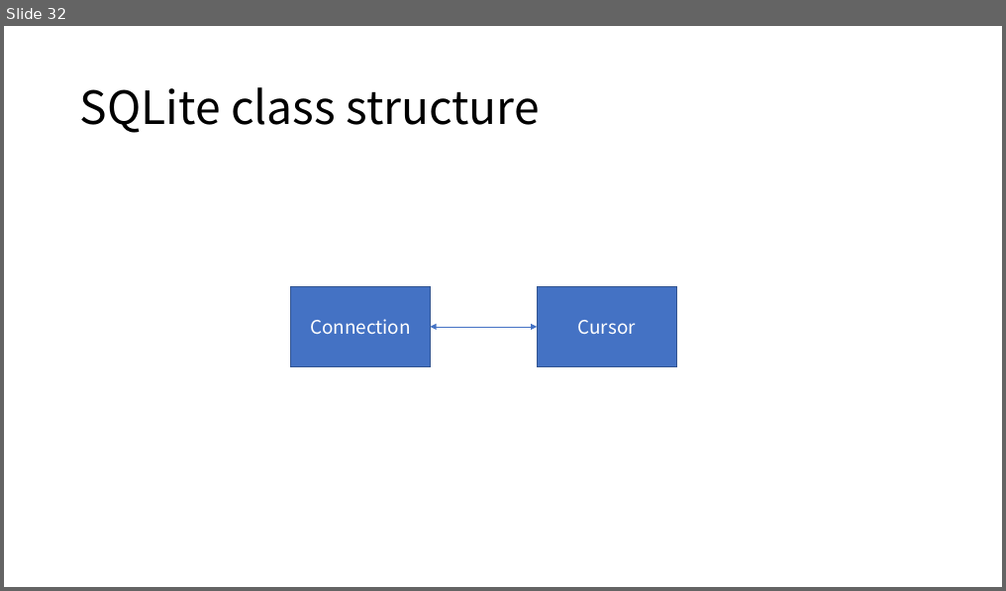
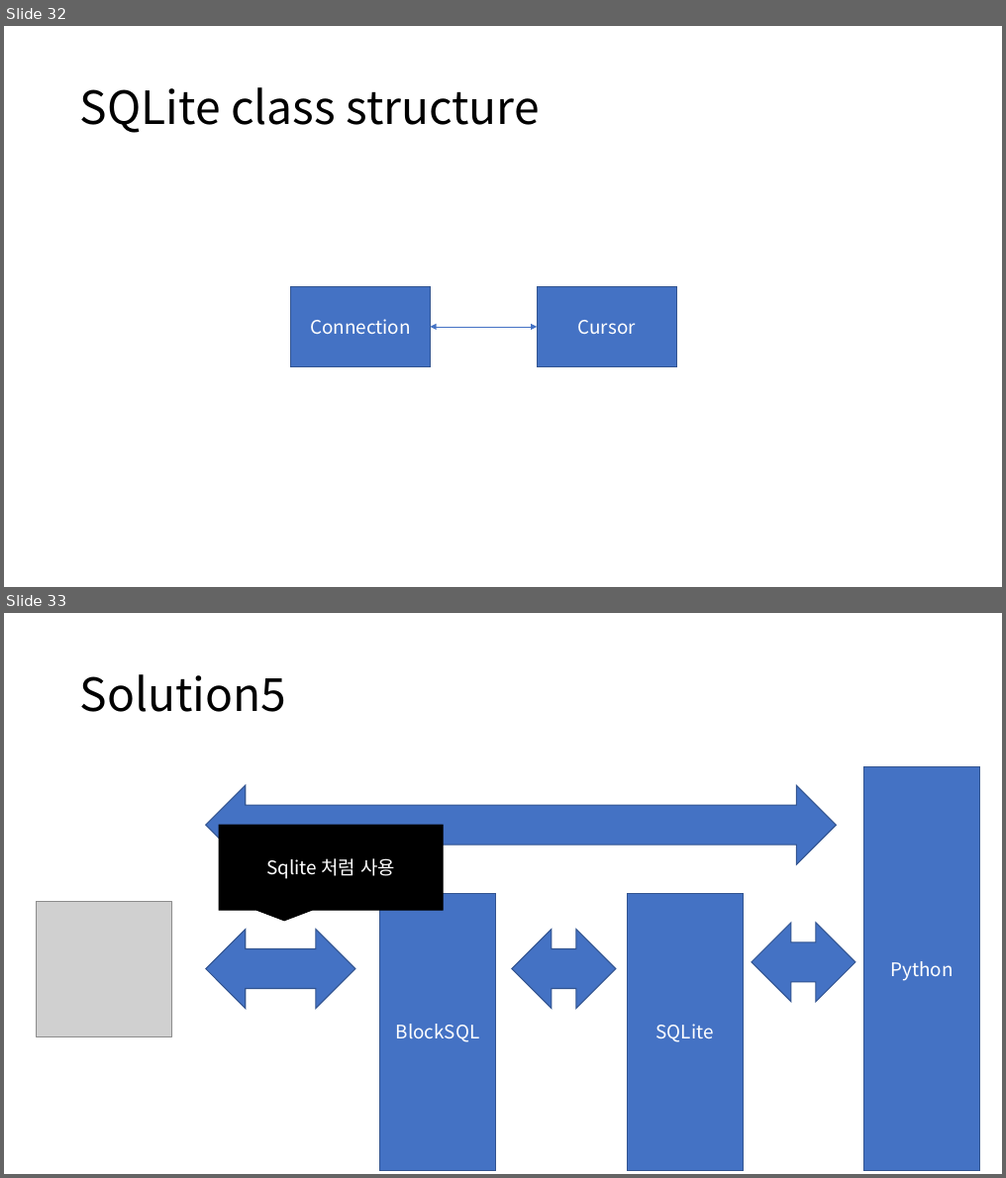
Before and after one commit to hslee1539/blockSQL, a slide deck: 컨셉.pptx. Shown one above the other, each under a label of ours: slide 32 before the commit, slides 32 and 33 after it. The pictures are 1006x591 and 1006x1178 pixels, drawn with LibreOffice and Linux fonts; fonts in the diff are those of the drawing; grey boxes stand for pictures. Boxes give left, top, right and bottom in pixels: in the first picture for what was removed or moved away, otherwise in the second. Text is boxed around its words. In the diff, an @@ line names an element or a change of style, - is before the commit and + after.

```diff
--- a/컨셉.pptx
+++ b/컨셉.pptx
@@ slide 33 added at box(4, 613, 1002, 1174), background #FFFFFF @@
@@ title added at box(80, 674, 287, 712), 44 pt, text #000000 @@
+Solution5
@@ left right arrow added at box(206, 785, 837, 864), fill #4472C4, outline #325491 1 pt @@
@@ rectangle added at box(864, 767, 980, 1170), fill #4472C4, outline #325491 1 pt, 18 pt, text #FFFFFF @@
+Python
@@ speech box added at box(219, 825, 443, 910), fill #000000, outline #000000 1 pt, 18 pt, text #FFFFFF @@
+Sqlite 처럼 사용
@@ picture added at box(37, 901, 171, 1037) @@
@@ rectangle added at box(380, 894, 496, 1170), fill #4472C4, outline #325491 1 pt, 18 pt, text #FFFFFF @@
+BlockSQL
@@ rectangle added at box(627, 894, 743, 1170), fill #4472C4, outline #325491 1 pt, 18 pt, text #FFFFFF @@
+SQLite
@@ left right arrow added at box(206, 930, 355, 1009), fill #4472C4, outline #325491 1 pt @@
@@ left right arrow added at box(512, 930, 616, 1009), fill #4472C4, outline #325491 1 pt @@
@@ left right arrow added at box(751, 923, 856, 1002), fill #4472C4, outline #325491 1 pt @@
```
Also in this commit, not shown: 1 slide changed, 30 other slides added, 21 other files.
